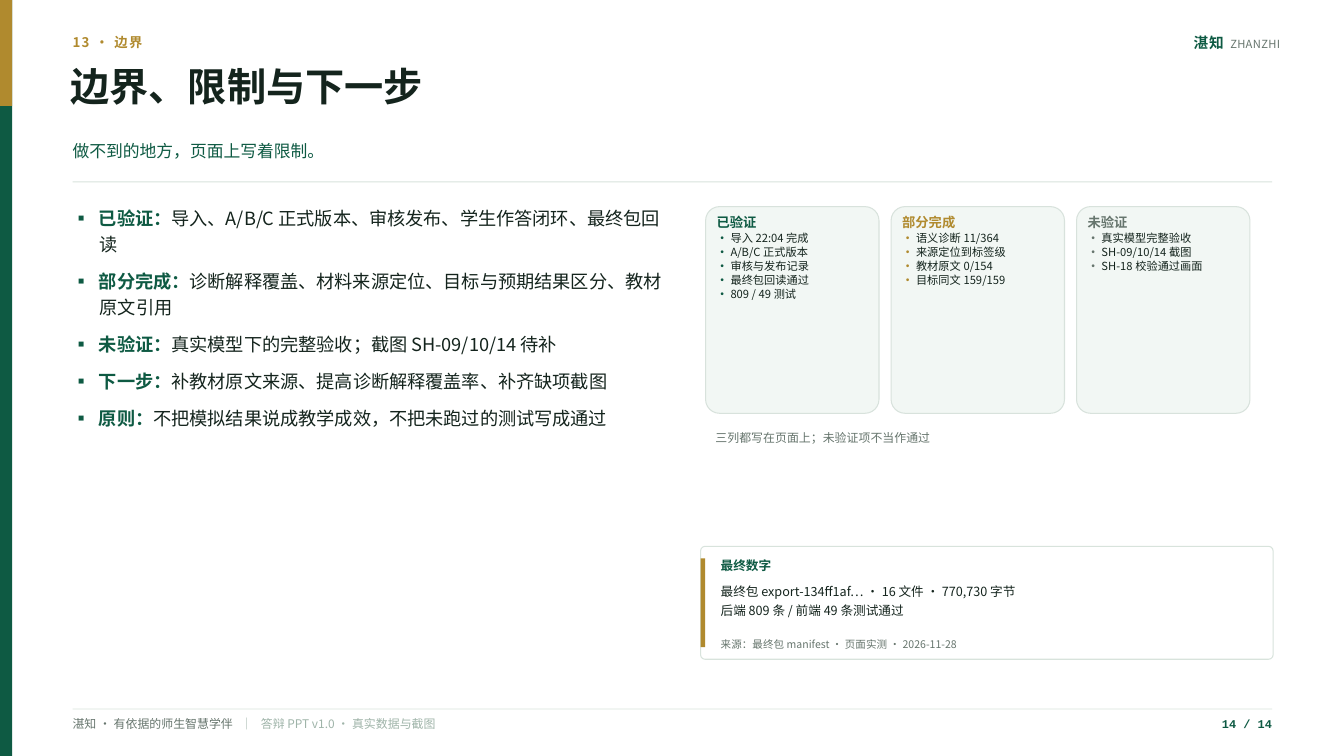
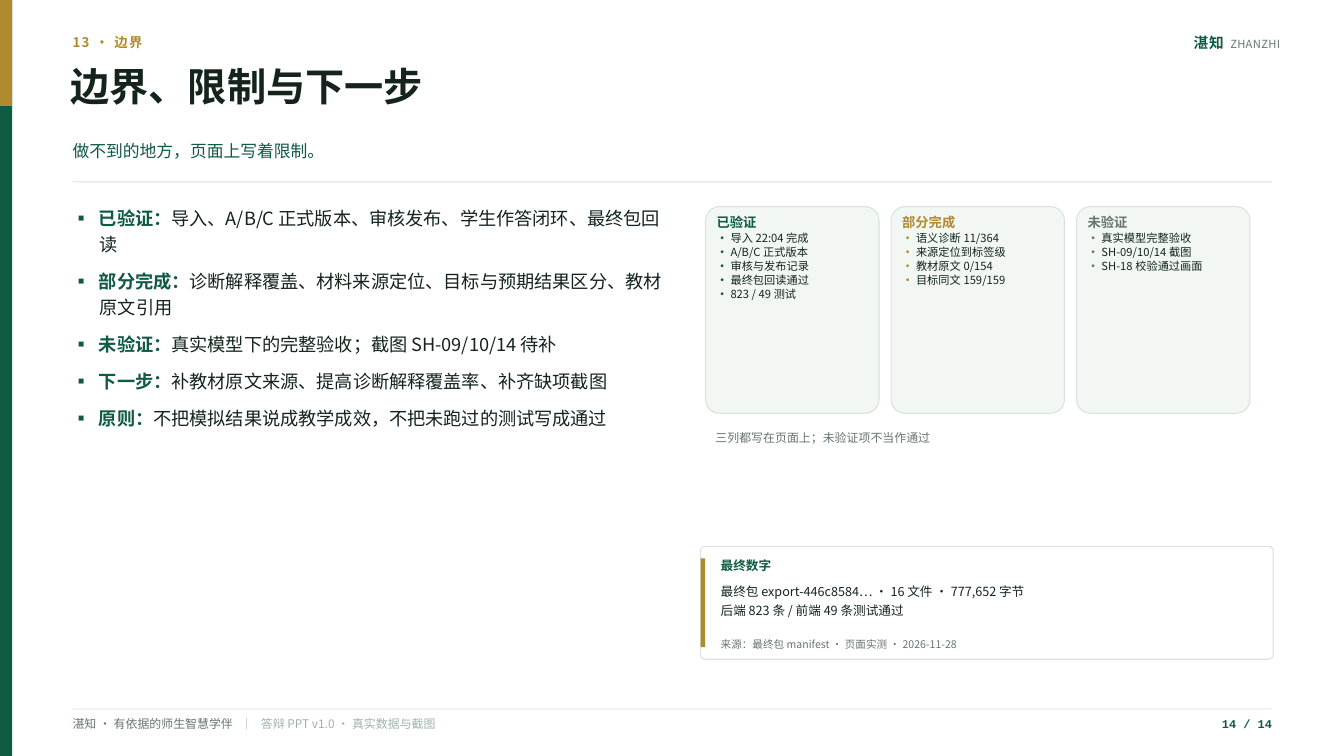
Before and after one commit to rwissez/smart-study-companion, a slide deck: slide 14 of docs/交付/湛知演示_v1.0.pptx. Drawn at 1344x756 pixels with LibreOffice and Linux fonts; fonts in the diff are those of the drawing. Boxes give left, top, right and bottom in pixels: in the first picture for what was removed or moved away, otherwise in the second. Text is boxed around its words. In the diff, an @@ line names an element or a change of style, - is before the commit and + after.

Commit message:
release: 包内版本链与模型来源披露，替换最终 ZIP

```diff
--- a/docs/交付/湛知演示_v1.0.pptx
+++ b/docs/交付/湛知演示_v1.0.pptx
@@ text in rounded rectangle at box(731, 288, 796, 299): text changed @@
-· 809 / 49 测试
+· 823 / 49 测试
@@ text at box(721, 585, 1024, 616): text changed @@
-最终包 export-134ff1af… · 16 文件 · 770,730 字节
-后端 809 条 / 前端 49 条测试通过
+最终包 export-446c8584… · 16 文件 · 777,652 字节
+后端 823 条 / 前端 49 条测试通过
```
Also in this commit, not shown: 1 other slide changed, 4 other files.
